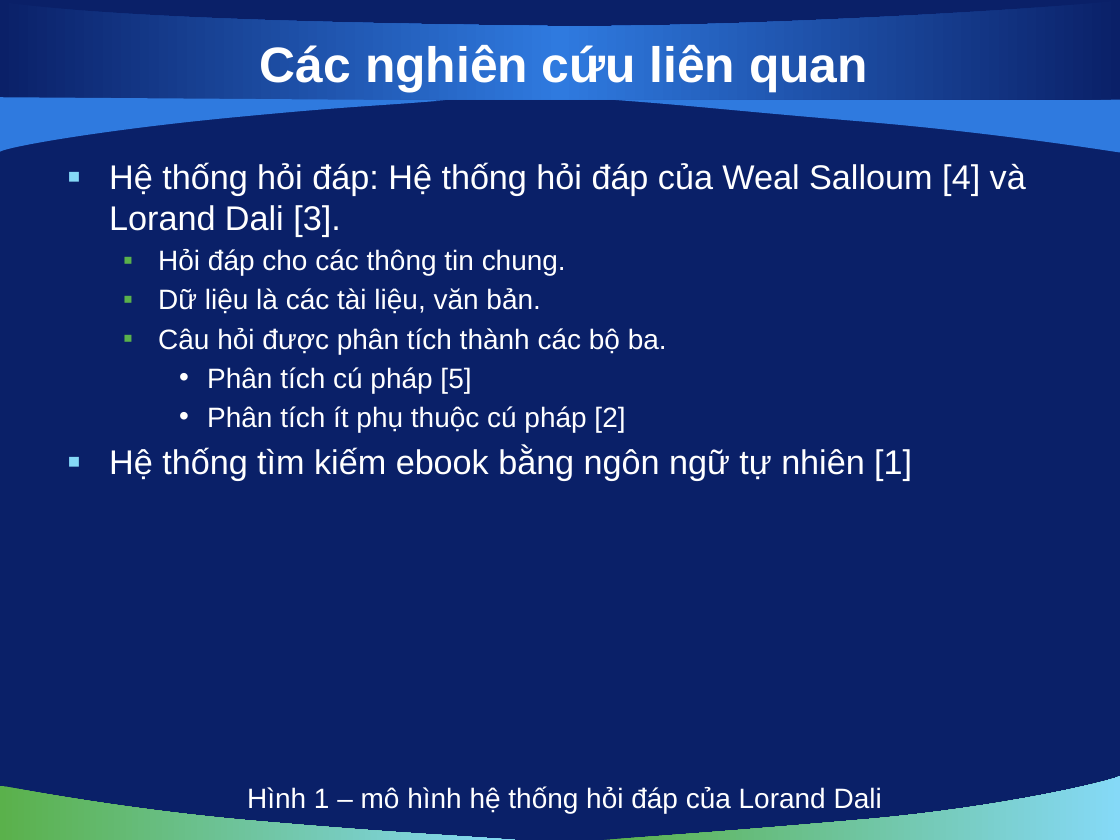
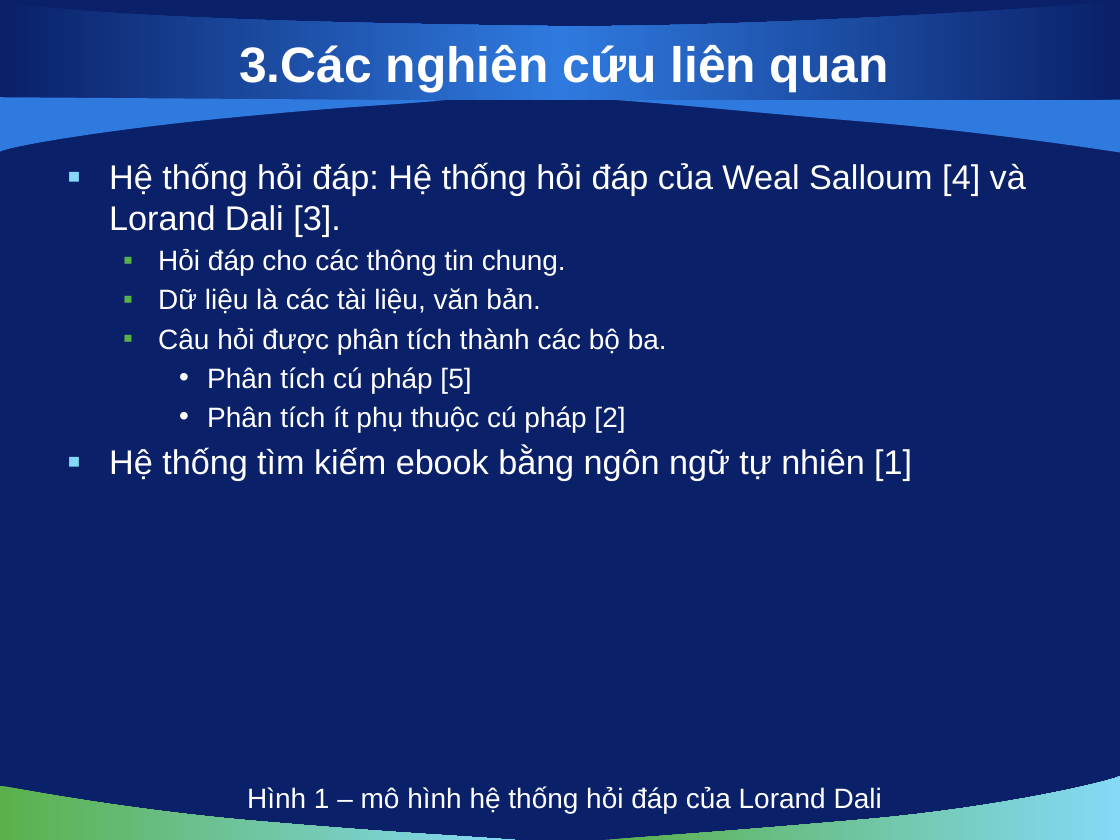
Before and after one commit to vuaviet/filnalproject, a slide deck: slide 5 of De Cuong/bao cao luan van/slide 1.0.pptx. Drawn at 1120x840 pixels with LibreOffice and Linux fonts; fonts in the diff are those of the drawing; background and template pictures are left out. Boxes give left, top, right and bottom in pixels: in the first picture for what was removed or moved away, otherwise in the second. Text is boxed around its words. In the diff, an @@ line names an element or a change of style, - is before the commit and + after.

```diff
--- a/De Cuong/bao cao luan van/slide 1.0.pptx
+++ b/De Cuong/bao cao luan van/slide 1.0.pptx
@@ title at bbox=[239, 45, 889, 92]: text changed @@
-Các nghiên cứu liên quan
+3.Các nghiên cứu liên quan
```
Also in this commit, not shown: 19 other slides changed.
